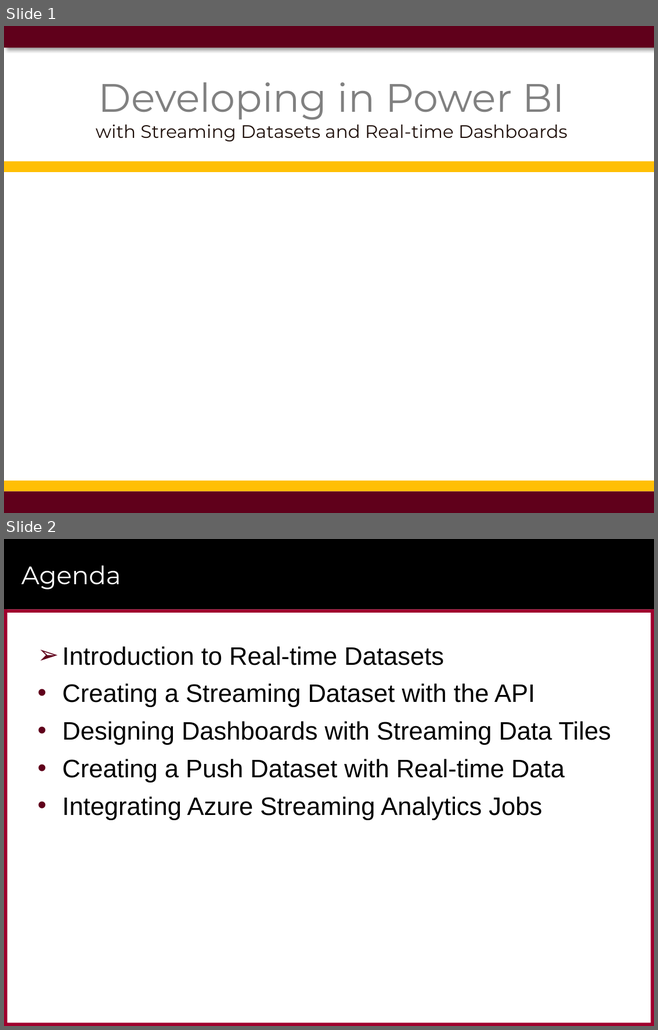
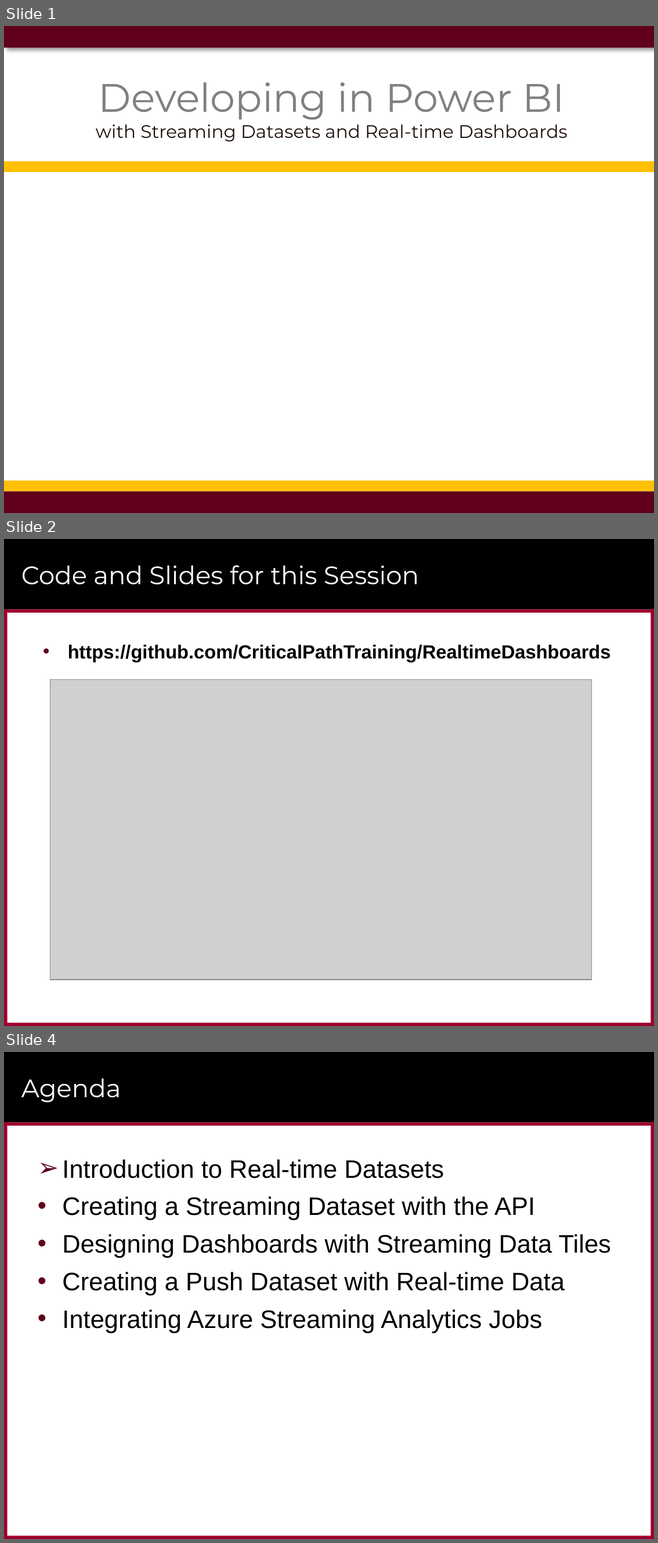
Before and after one commit to CriticalPathTraining/RealtimeDashboards, a slide deck: RealtimeDashboards.pptx. Shown one above the other, each under a label of ours: slides 1 and 2 before the commit, slides 1, 2 and 4 after it; the slides between them are not shown. The pictures are 658x1030 and 658x1543 pixels, drawn with LibreOffice and Linux fonts; fonts in the diff are those of the drawing; grey boxes stand for pictures; background and template pictures are left out. Boxes give left, top, right and bottom in pixels: in the first picture for what was removed or moved away, otherwise in the second. Text is boxed around its words. In the diff, an @@ line names an element or a change of style, - is before the commit and + after.

```diff
--- a/RealtimeDashboards.pptx
+++ b/RealtimeDashboards.pptx
@@ slide 2 added at (4, 539, 654, 1026), background #FFFFFF; not listed: 6 template elements that a slide beside it also shows @@
@@ title added at (21, 565, 419, 585), 28 pt, text #FFFFFF @@
+Code and Slides for this Session
@@ text added at (68, 645, 611, 662), 21 pt, text #000000, bold @@
+• https://github.com/CriticalPathTraining/RealtimeDashboards
@@ picture added at (50, 680, 591, 980) @@
@@ what was slide 2 is now slide 4 @@
```
Also in this commit, not shown: 1 slide changed, 5 other slides added, 1 other file.
